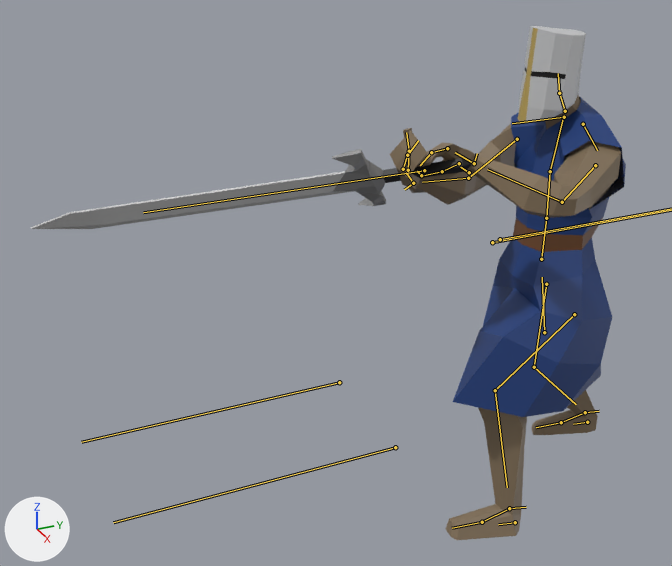
The FBX model Sombras del Pasado/Assets/Models/Characters/Character3.fbx: old version first, new version second.
Rendered twice from a 50 mm camera at (2.59, -2.08, 2.37) aimed at (-0.24, -0.81, 0.95). The axes (+X, +Y, +Z) are drawn at lower left. The lights are the same throughout. Both versions are drawn at frame 286 of the action 'metarig|metarigAction'; the numbers are the values there. The bones that bend it are drawn over the model as lines.

Names of what the first picture shows: 'Casco', 'Cuerpo', 'Espada', 'Ropa'.
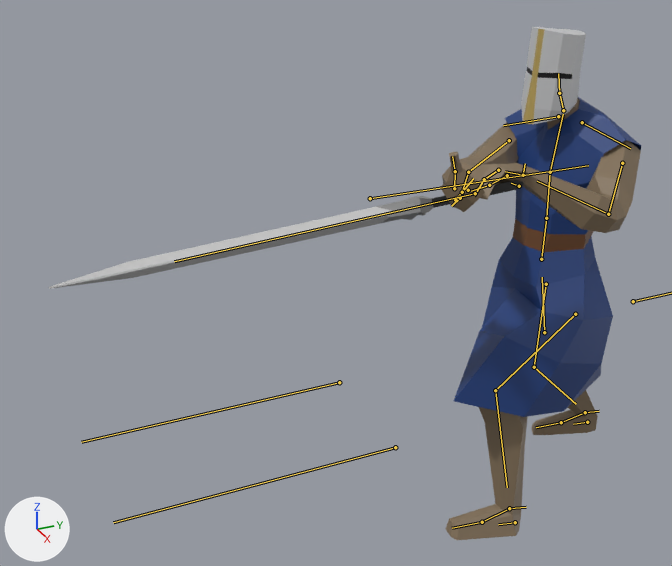
Commit message: Mejora de Animación - Enemigo Pesado
Arregle la animacion del enemigo pesado que no golpeaba al jugador

Pixel boxes (x1, y1, x2, y2) of what changed, in the pictures (672 x 566 px):
'Ropa', posed (8% wider): before (453, 97, 626, 417); after (454, 97, 641, 417)
'Cuerpo', posed (13% narrower): before (390, 95, 621, 540); after (440, 98, 641, 540)
'Espada', posed (8% wider, 35% taller): before (31, 149, 471, 229); after (49, 181, 524, 289)
'Casco', posed: before (518, 26, 586, 123); after (521, 27, 586, 124)
bone 'Pecho', root to tip: before (550, 171) to (564, 114); after (550, 172) to (563, 114)
bone 'shoulder.L', root to tip: before (583, 124) to (597, 150); after (582, 122) to (630, 148)
bone 'upper_arm.L', root to tip: before (595, 165) to (562, 202); after (622, 163) to (608, 214)
bone 'forearm.L', root to tip: before (562, 202) to (487, 169); after (608, 214) to (537, 181)
bone 'upper_arm.R', root to tip: before (517, 139) to (468, 178); after (509, 140) to (468, 172)
bone 'ControlHand.L', root to tip: before (469, 172) to (460, 167); after (519, 186) to (511, 183)
bone 'ControlHand.R', root to tip: before (421, 175) to (417, 171); after (468, 190) to (465, 191)
bone 'Espada', root to tip: before (424, 170) to (143, 212); after (475, 193) to (174, 261)

The edits, one by one:
Bone 'spine' (bone_spine) turns from (4, -14, 1) to (4, -13, 1) degrees about its own x, y and z.
Bone 'Abdomen.I' (bone_abdomen_i) turns from (1, 18, 1) to (1, 20, 1) degrees about its own x, y and z.
Bone 'Pecho' (bone_pecho) turns from (0, -1, 0) to (0, 5, 1) degrees about its own x, y and z.
Bone 'shoulder.L' (bone_shoulder_l) turns from (7, 14, -29) to (3, 0, 0) degrees about its own x, y and z.
Bone 'upper_arm.L' (bone_upper_arm_l) turns from (82, -4, 6) to (85, 25, -3) degrees about its own x, y and z.
Bone 'forearm.L' (bone_forearm_l) turns from (45, 16, -38) to (36, 10, -30) degrees about its own x, y and z.
Bone 'upper_arm.R' (bone_upper_arm_r) turns from (67, -23, 49) to (103, -26, -9) degrees about its own x, y and z.
Bone 'ControlHand.L' (bone_controlhand_l) moves from (0.666, -0.346, 0.273) to (0.505, -0.323, 0.375).
Bone 'ControlHand.L' (bone_controlhand_l) turns from (158, 29, 50) to (126, 38, 36) degrees about its own x, y and z.
Bone 'ControlHand.R' (bone_controlhand_r) moves from (-0.8, -0.313, 0.278) to (-0.86, -0.367, 0.088).
Bone 'ControlHand.R' (bone_controlhand_r) turns from (16, 34, 133) to (-9, 35, 98) degrees about its own x, y and z.
Bone 'Espada' (bone_espada) moves from (-0.265, 0.254, 0.298) to (-0.419, 0.188, 0.158).
Bone 'Espada' (bone_espada) turns from (-11, 140, -41) to (-8, 111, -37) degrees about its own x, y and z.
